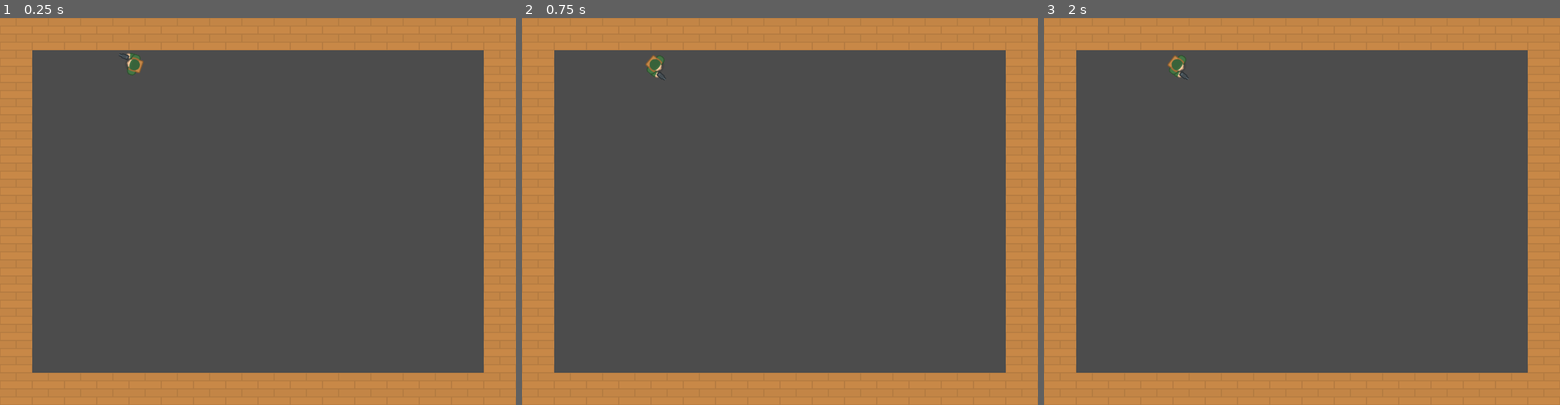
Above: before the commit, frames 1-3 (left to right).
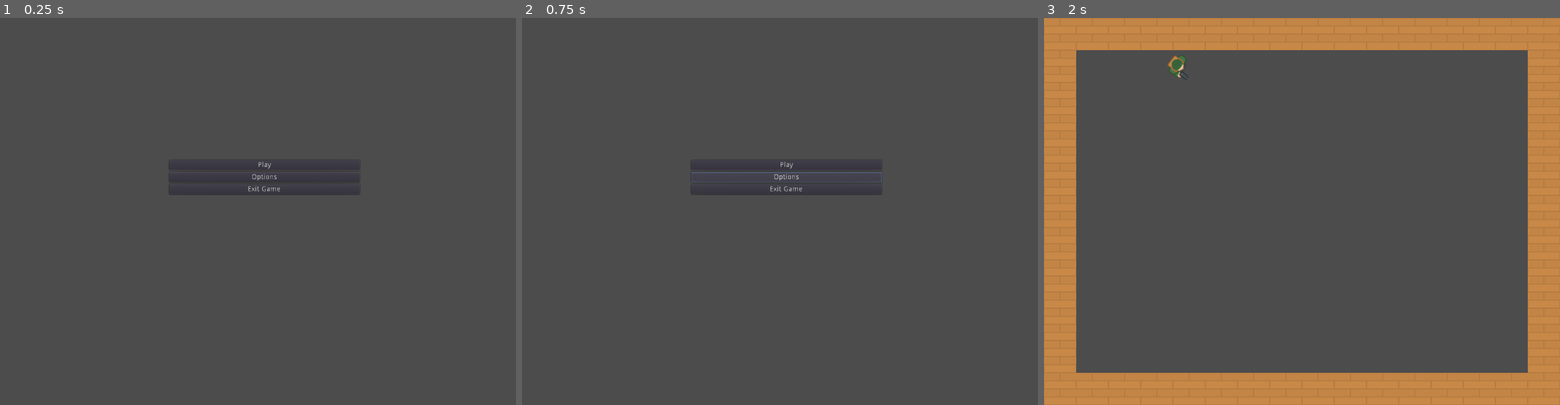
Above: after the commit, the same moments.

Repository: sindre0830/YAZG
Game: Godot game, scene res://Menu/MainMenu.tscn
Same seed, same stepped clock (60 frames per second), same inputs: the game is played once before the commit and once after it. Before the commit the project starts from res://World/World.tscn.
Inputs (mouse positions are in pixels of both pictures, inside the frame that each line leads up to):
- Up to frame 1 (0.25 s): no input
- Up to frame 2 (0.75 s): click (785, 176) at 0.5 s, where only the run after the commit has a clickable "Options"
- Up to frame 3 (2 s): click (1307, 165) at 1.25 s, where only the run after the commit has a clickable "Play"

The runs differ from the first frame. In frame 1, 27% of the frame differs, in the area x 0-100%, y 0-100%; in frame 2, 27%; in frame 3, nothing differs.

Commit message:
Add simple main menu

Diff:
--- /dev/null
+++ b/Source/Menu/ExitGame.gd
@@ -0,0 +1,5 @@
+extends Button
+
+func _on_ExitGame_pressed():
+	# Quit the game
+	get_tree().quit(0)
--- /dev/null
+++ b/Source/Menu/MainMenu.tscn
@@ -0,0 +1,44 @@
+[gd_scene load_steps=3 format=2]
+
+[ext_resource path="res://Menu/Play.gd" type="Script" id=1]
+[ext_resource path="res://Menu/ExitGame.gd" type="Script" id=3]
+
+[node name="MainMenu" type="Control"]
+anchor_right = 1.0
+anchor_bottom = 1.0
+__meta__ = {
+"_edit_use_anchors_": false
+}
+
+[node name="VBoxContainer" type="VBoxContainer" parent="."]
+margin_left = 336.0
+margin_top = 282.0
+margin_right = 714.0
+margin_bottom = 353.0
+__meta__ = {
+"_edit_use_anchors_": false
+}
+
+[node name="Play" type="Button" parent="VBoxContainer"]
+margin_right = 378.0
+margin_bottom = 20.0
+mouse_filter = 1
+mouse_default_cursor_shape = 3
+text = "Play"
+script = ExtResource( 1 )
+
+[node name="Options" type="Button" parent="VBoxContainer"]
+margin_top = 24.0
+margin_right = 378.0
+margin_bottom = 44.0
+text = "Options"
+
+[node name="ExitGame" type="Button" parent="VBoxContainer"]
+margin_top = 48.0
+margin_right = 378.0
+margin_bottom = 68.0
+text = "Exit Game"
+script = ExtResource( 3 )
+
+[connection signal="pressed" from="VBoxContainer/Play" to="VBoxContainer/Play" method="_on_Play_pressed"]
+[connection signal="pressed" from="VBoxContainer/ExitGame" to="VBoxContainer/ExitGame" method="_on_ExitGame_pressed"]
--- /dev/null
+++ b/Source/Menu/Play.gd
@@ -0,0 +1,5 @@
+extends Button
+
+func _on_Play_pressed():
+	# Start the game by switching to the World scene
+	assert(get_tree().change_scene("res://World/World.tscn") == OK)
--- a/Source/project.godot
+++ b/Source/project.godot
@@ -11,7 +11,7 @@
 [application]
 
 config/name="Source"
-run/main_scene="res://World/World.tscn"
+run/main_scene="res://Menu/MainMenu.tscn"
 config/icon="res://icon.png"
 
 [display]
